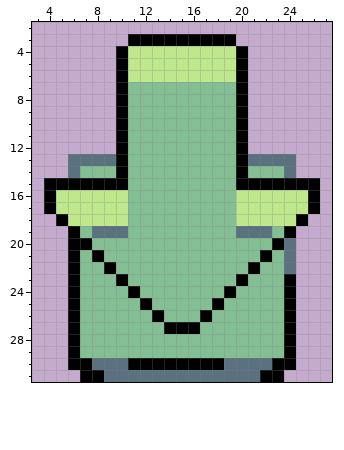
Pixel-art sprite, stored at public/assets/hudSprites/swapFocus.png. That is the earlier state.
The file is 32x32 pixels. Shown: x 3..27, y 2..31. The old version is drawn lined up with the new one.
The result:
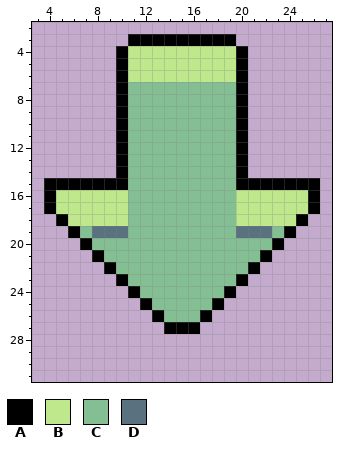
Palette (. is transparent): A #000000  B #bee88b  C #84be93  D #5a717f
Changes in this commit:
whole drawing moved by +0,+3 (the old picture is shown already moved)
The edit erases colour A in rows 20 to 22 at x 6; in rows 23 to 29 at x 6 and 24; in row 30 at x 6 to 7, 11 to 18 and 23 to 24; in row 31 at x 7 to 8 and 22 to 23.
The edit erases colour C in row 14 at x 7 to 9 and 21 to 23; in row 21 at x 7 and 23; in row 22 at x 7 to 8 and 22 to 23; in row 23 at x 7 to 9 and 21 to 23; in row 24 at x 7 to 10 and 20 to 23; in row 25 at x 7 to 11 and 19 to 23.
The edit erases colour C in row 26 at x 7 to 12 and 18 to 23; in row 27 at x 7 to 13 and 17 to 23; in rows 28 to 29 at x 7 to 23.
The edit erases colour D in row 13 at x 6 to 9 and 21 to 24; in row 14 at x 6 and 24; in rows 20 to 22 at x 24; in row 30 at x 8 to 10 and 19 to 22; in row 31 at x 9 to 21.
Where, in picture pixels (left, top, right, bottom), the same in both pictures:
erased: (68, 154, 116, 178)
erased: (248, 154, 296, 178)
erased: (68, 238, 296, 382)
